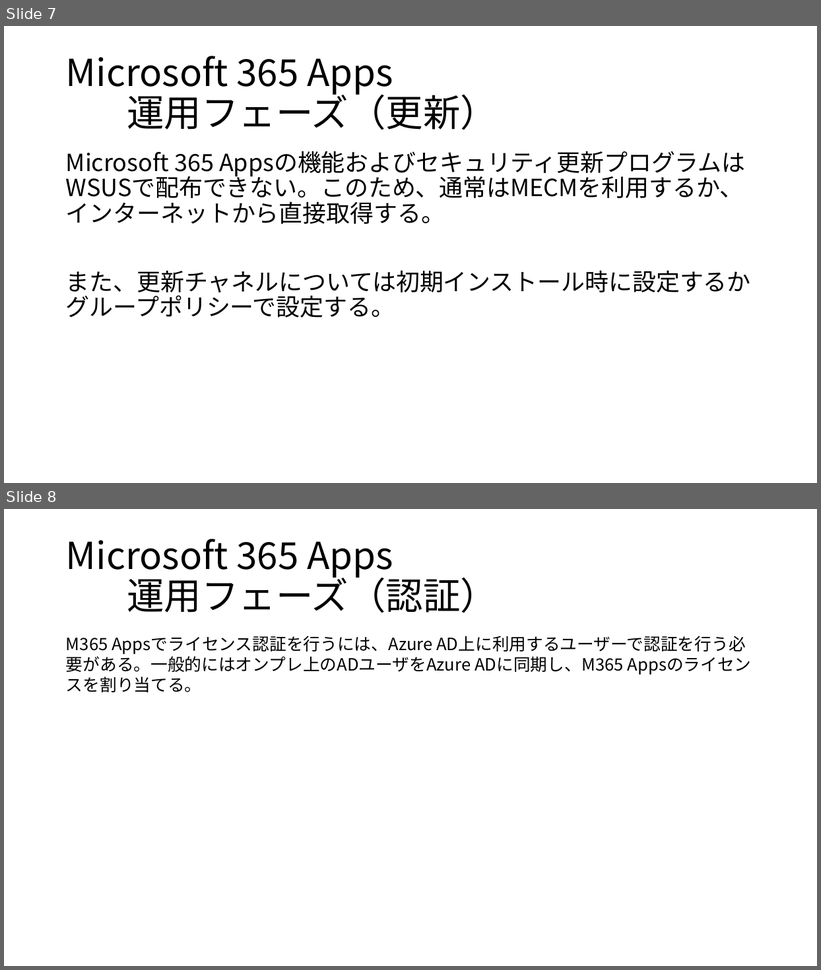
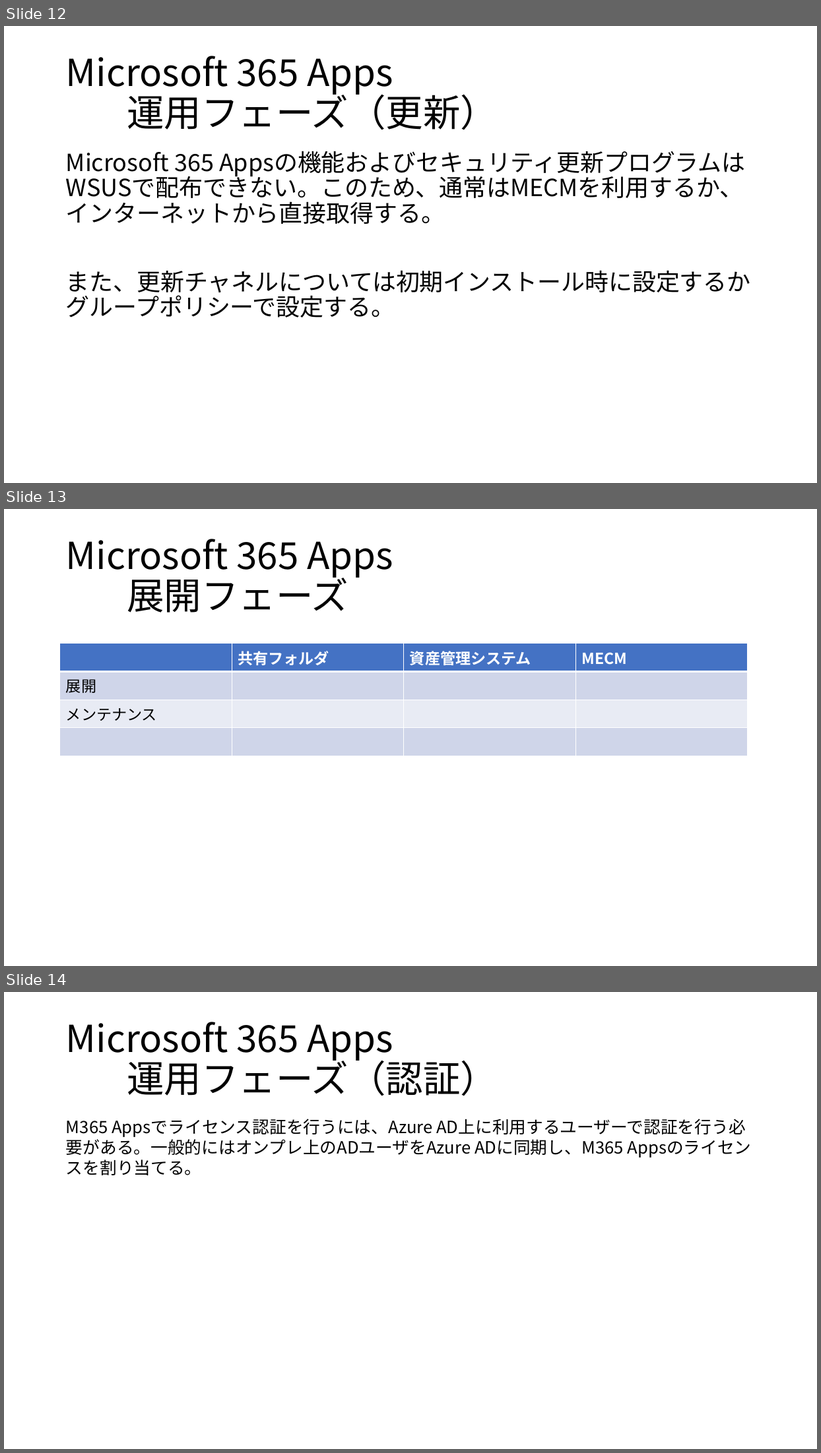
Before and after one commit to satoki-shiro/Sharing, a slide deck: M365アーキテクチャ勉強会.pptx. Shown one above the other, each under a label of ours: slides 7 and 8 before the commit, slides 12, 13 and 14 after it. The pictures are 821x970 and 821x1453 pixels, drawn with LibreOffice and Linux fonts; fonts in the diff are those of the drawing. Boxes give left, top, right and bottom in pixels: in the first picture for what was removed or moved away, otherwise in the second. Text is boxed around its words. In the diff, an @@ line names an element or a change of style, - is before the commit and + after.

```diff
--- a/M365アーキテクチャ勉強会.pptx
+++ b/M365アーキテクチャ勉強会.pptx
@@ slide 13 added at <box>4,509,817,966</box>, background #FFFFFF @@
@@ title added at <box>66,539,393,613</box>, 44 pt, text #000000 @@
+Microsoft 365 Apps
+展開フェーズ
@@ table added at <box>60,643,748,742</box>, 4 rows, 4 columns @@
+ | 共有フォルダ | 資産管理システム | MECM
+展開 |  |  | 
+メンテナンス |  |  | 
+ |  |  | 
@@ what was slide 7 is now slide 12 @@
@@ what was slide 8 is now slide 14 @@
```
Also in this commit, not shown: 3 slides changed, 5 other slides added, 1 other file.
